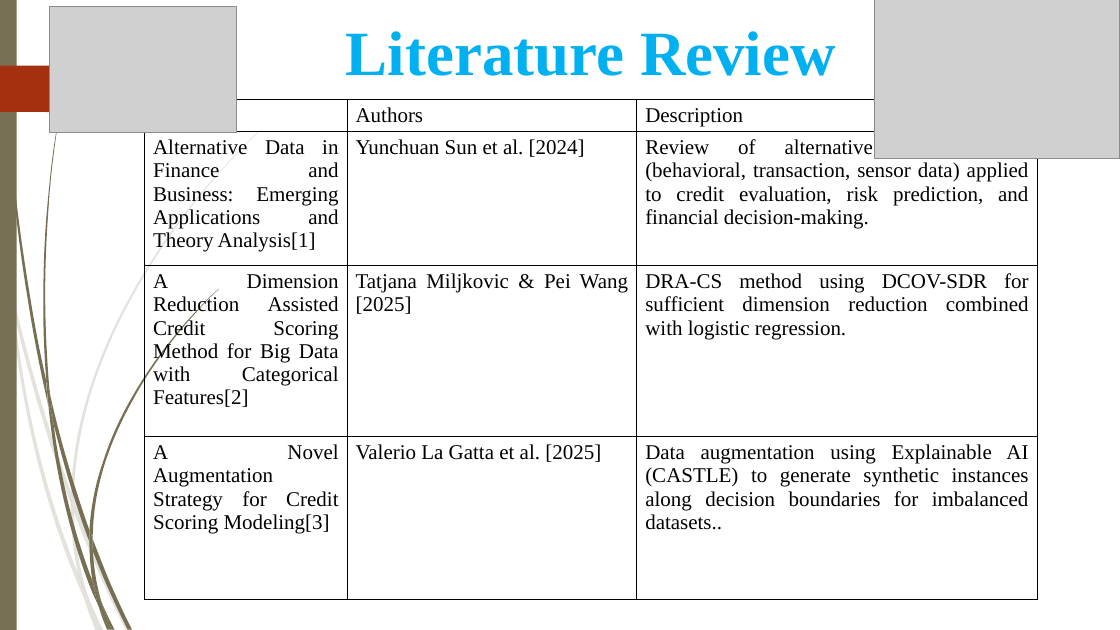
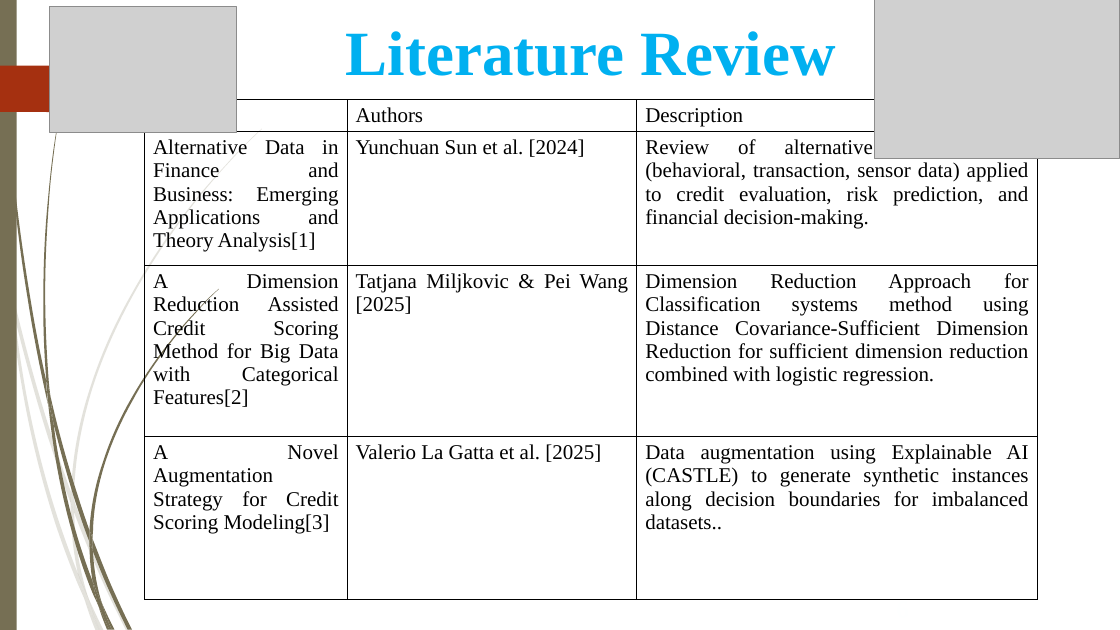
Before and after one commit to DILAN-654/DS_AI_Internship, a slide deck: slide 6 of src/day22-26/credit.pptx. Drawn at 1120x630 pixels with LibreOffice and Linux fonts; fonts in the diff are those of the drawing; grey boxes stand for pictures; background and template pictures are left out. Boxes give left, top, right and bottom in pixels: in the first picture for what was removed or moved away, otherwise in the second. Text is boxed around its words. In the diff, an @@ line names an element or a change of style, - is before the commit and + after.

```diff
--- a/src/day22-26/credit.pptx
+++ b/src/day22-26/credit.pptx
@@ table at (145, 100, 1038, 616) @@
-row 3, column 3: DRA-CS method using DCOV-SDR for sufficient dimension reduction combined with logistic regression.
+row 3, column 3: Dimension Reduction Approach for Classification systems method using Distance Covariance-Sufficient Dimension Reduction for sufficient dimension reduction combined with logistic regression.
```
Also in this commit, not shown: 2 other slides changed, 1 slide removed, 12 other files.
